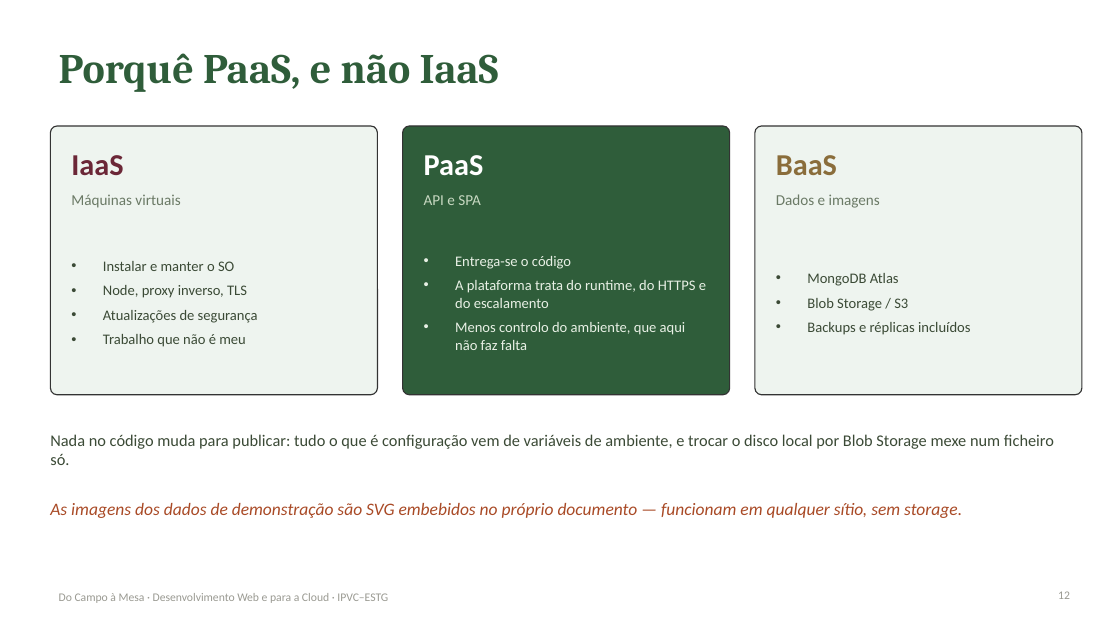
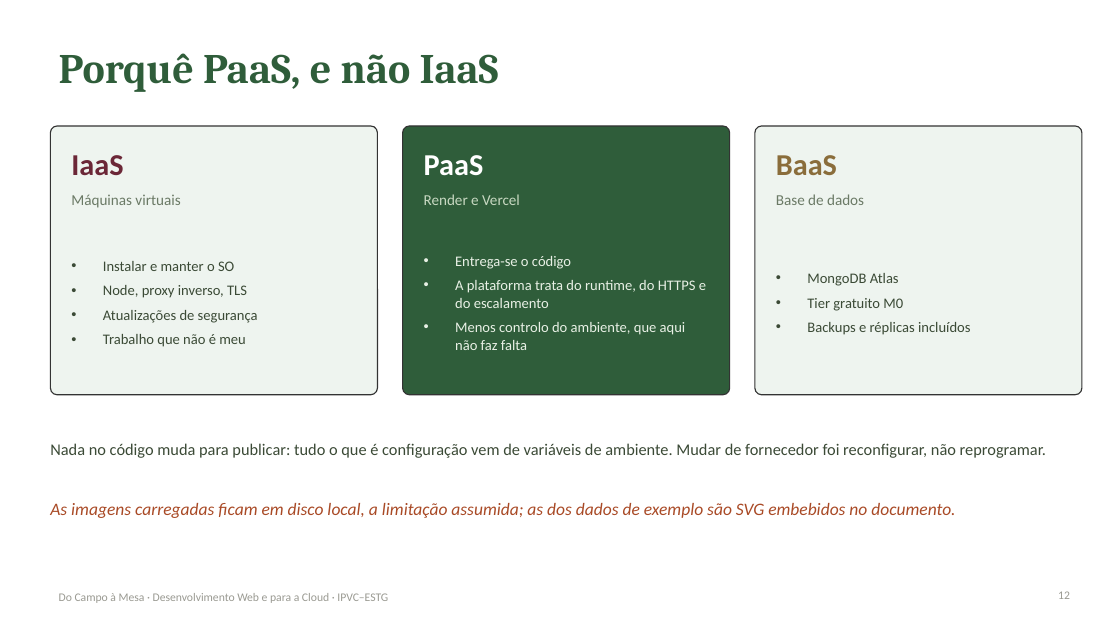
Before and after one commit to TitanioLuke/do-campo-a-mesa, a slide deck: slide 12 of Apresentacao_Do_Campo_a_Mesa.pptx. Drawn at 1120x630 pixels with LibreOffice and Linux fonts; fonts in the diff are those of the drawing. Boxes give left, top, right and bottom in pixels: in the first picture for what was removed or moved away, otherwise in the second. Text is boxed around its words. In the diff, an @@ line names an element or a change of style, - is before the commit and + after.

```diff
--- a/Apresentacao_Do_Campo_a_Mesa.pptx
+++ b/Apresentacao_Do_Campo_a_Mesa.pptx
@@ text at <box>424,194,520,205</box>: text changed @@
-API e SPA
+Render e Vercel
@@ text at <box>776,194,864,205</box>: text changed @@
-Dados e imagens
+Base de dados
@@ text at <box>807,298,903,311</box>: text changed @@
-• Blob Storage / S3
+• Tier gratuito M0
@@ text at <box>50,443,1046,458</box>: text changed @@
-Nada no código muda para publicar: tudo o que é configuração vem de variáveis de ambiente, e trocar o disco local por Blob Storage mexe num ficheiro só.
+Nada no código muda para publicar: tudo o que é configuração vem de variáveis de ambiente. Mudar de fornecedor foi reconfigurar, não reprogramar.
@@ text at <box>50,503,955,518</box>: text changed @@
-As imagens dos dados de demonstração são SVG embebidos no próprio documento — funcionam em qualquer sítio, sem storage.
+As imagens carregadas ficam em disco local, a limitação assumida; as dos dados de exemplo são SVG embebidos no documento.
```
Also in this commit, not shown: 1 other file.
